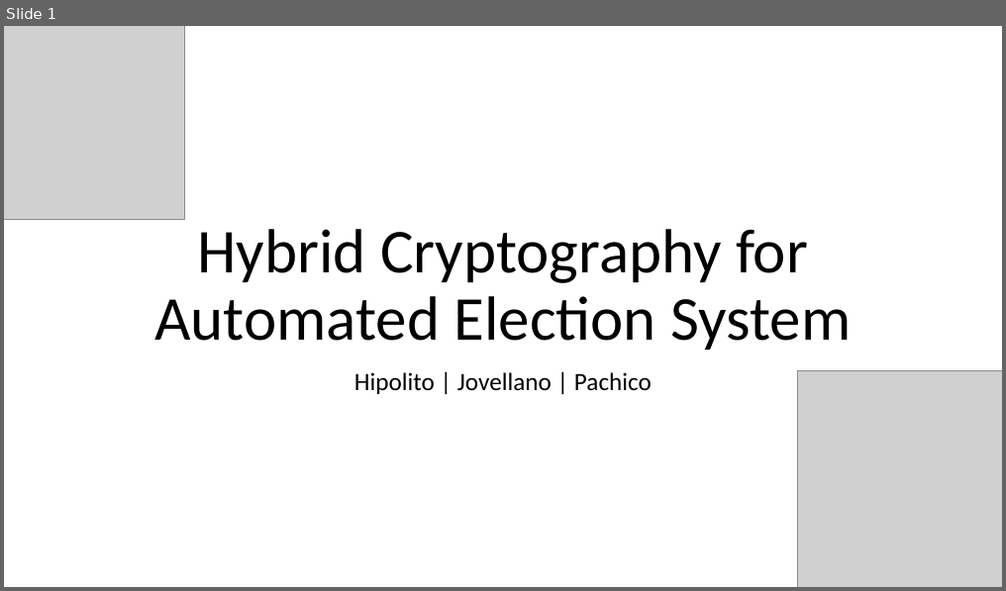
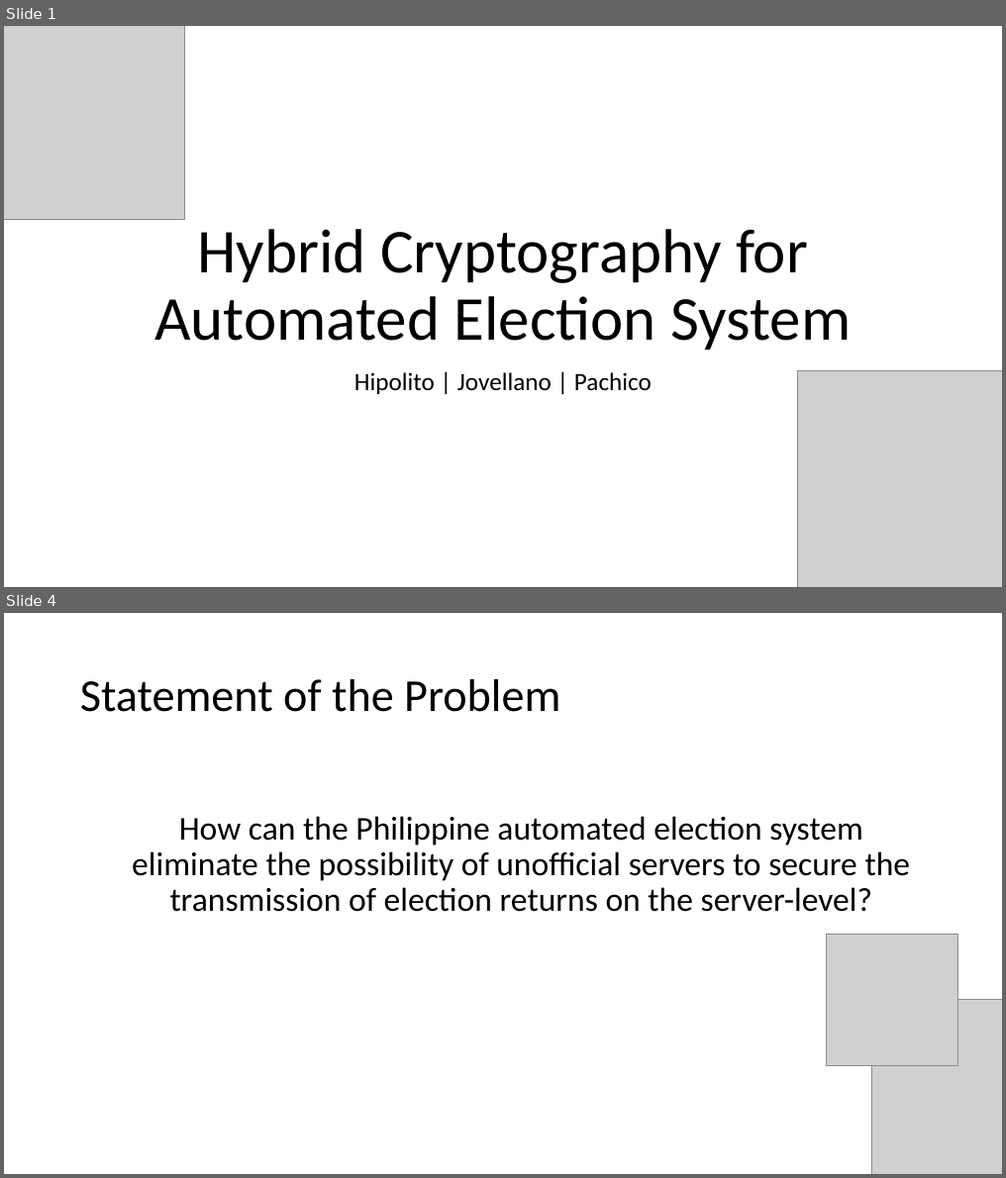
Before and after one commit to seans888/Project---Automate-Election, a slide deck: Documentation/Research Paper/CSPROJ Presentation.pptx. Shown one above the other, each under a label of ours: slide 1 before the commit, slides 1 and 4 after it; the slides between them are not shown. The pictures are 1006x591 and 1006x1178 pixels, drawn with LibreOffice and Linux fonts; fonts in the diff are those of the drawing; grey boxes stand for pictures. Boxes give left, top, right and bottom in pixels: in the first picture for what was removed or moved away, otherwise in the second. Text is boxed around its words. In the diff, an @@ line names an element or a change of style, - is before the commit and + after.

```diff
--- a/Documentation/Research Paper/CSPROJ Presentation.pptx
+++ b/Documentation/Research Paper/CSPROJ Presentation.pptx
@@ slide 4 added at (4, 613, 1002, 1174), background #FFFFFF @@
@@ title added at (80, 679, 560, 712), 44 pt, text #000000 @@
+Statement of the Problem
@@ text added at (132, 816, 911, 912), 32 pt, text #000000 @@
+  How can the Philippine automated election system eliminate the possibility of unofficial servers to secure the transmission of election returns on the server-level?
@@ picture added at (827, 934, 958, 1065) @@
@@ picture added at (871, 1000, 1002, 1174) @@
```
Also in this commit, not shown: 2 slides changed, 7 other slides added, 2 other files.
